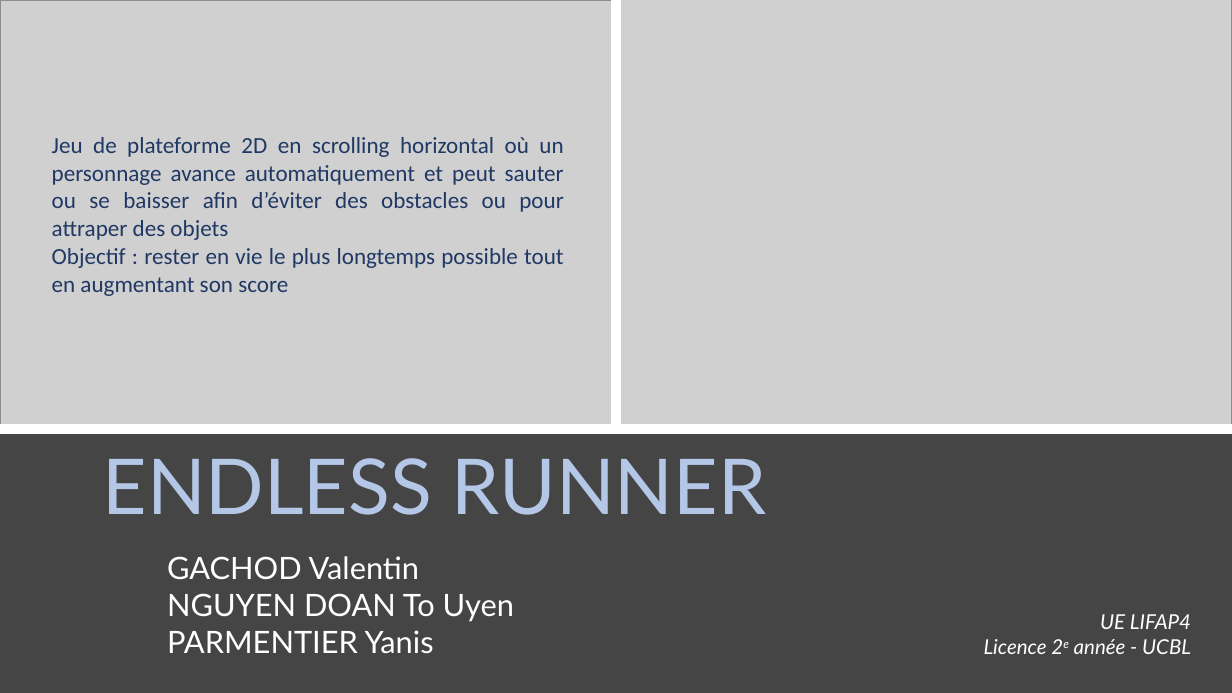
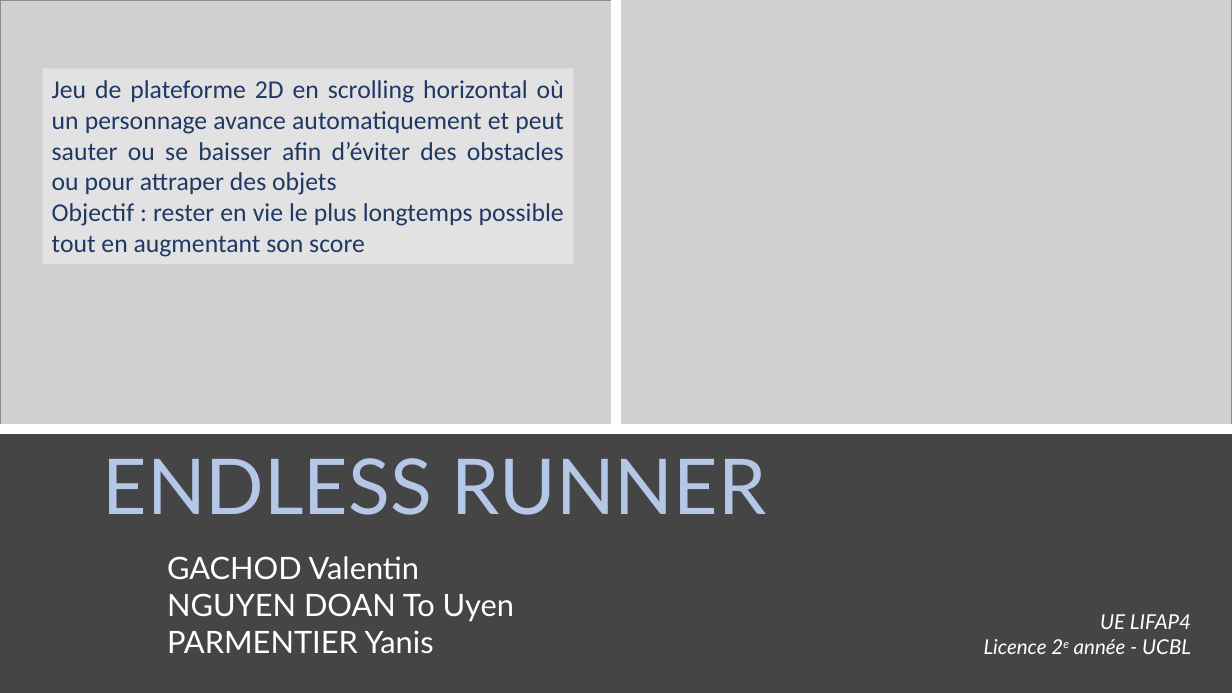
Before and after one commit to Yanow0/EndlessRunnerV2, a slide deck: slide 1 of presentation.pptx. Drawn at 1232x693 pixels with LibreOffice and Linux fonts; fonts in the diff are those of the drawing; grey boxes stand for pictures. Boxes give left, top, right and bottom in pixels: in the first picture for what was removed or moved away, otherwise in the second. Text is boxed around its words. In the diff, an @@ line names an element or a change of style, - is before the commit and + after.

```diff
--- a/presentation.pptx
+++ b/presentation.pptx
@@ rectangle "Jeu de plateforme 2D en ..." resized from (x1=52, y1=137, x2=564, y2=296) to (x1=43, y1=68, x2=573, y2=264) @@
@@ rectangle "Jeu de plateforme 2D en ..." at (x1=43, y1=68, x2=573, y2=264): size 18 to 20 pt; fill none to #F2F2F2 at 53% opacity @@
```
Also in this commit, not shown: 4 other slides changed.
